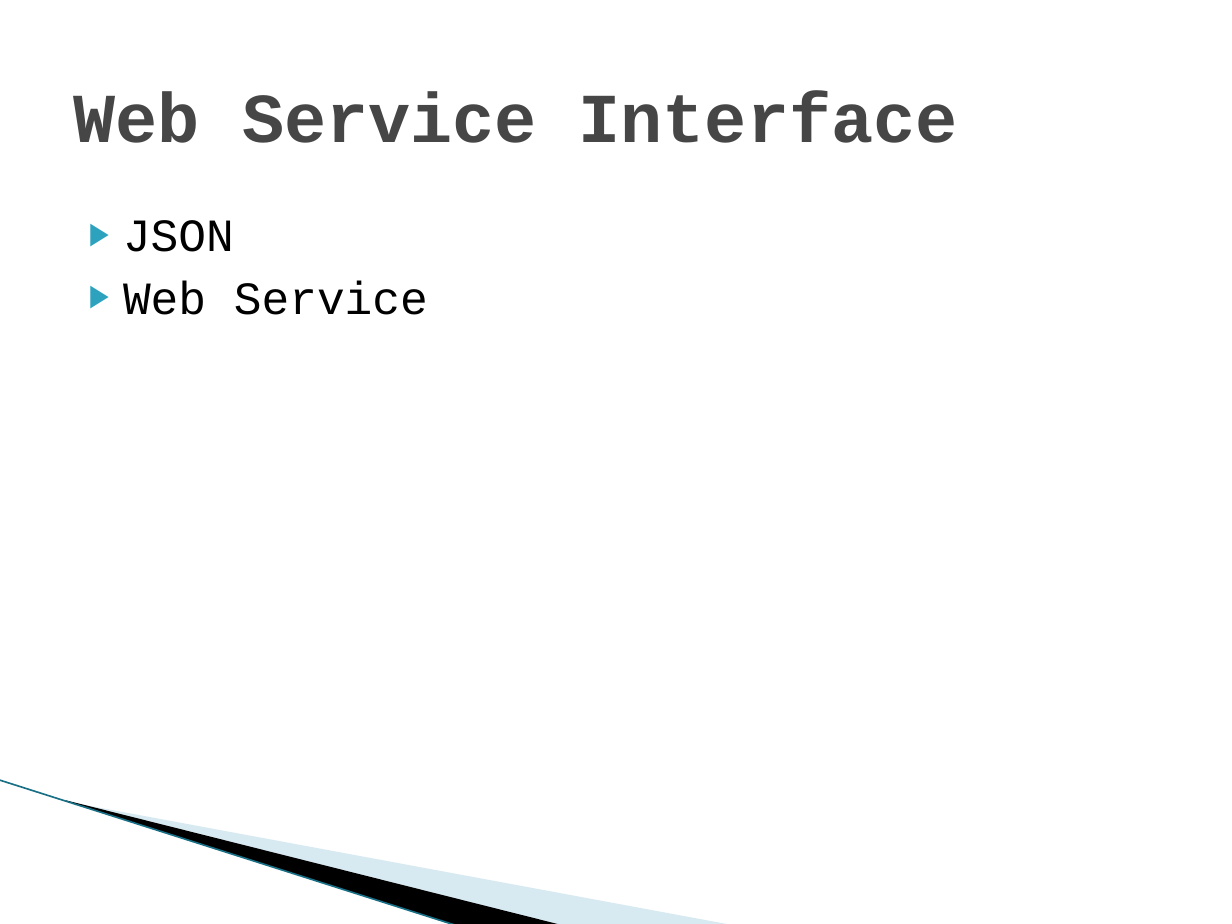
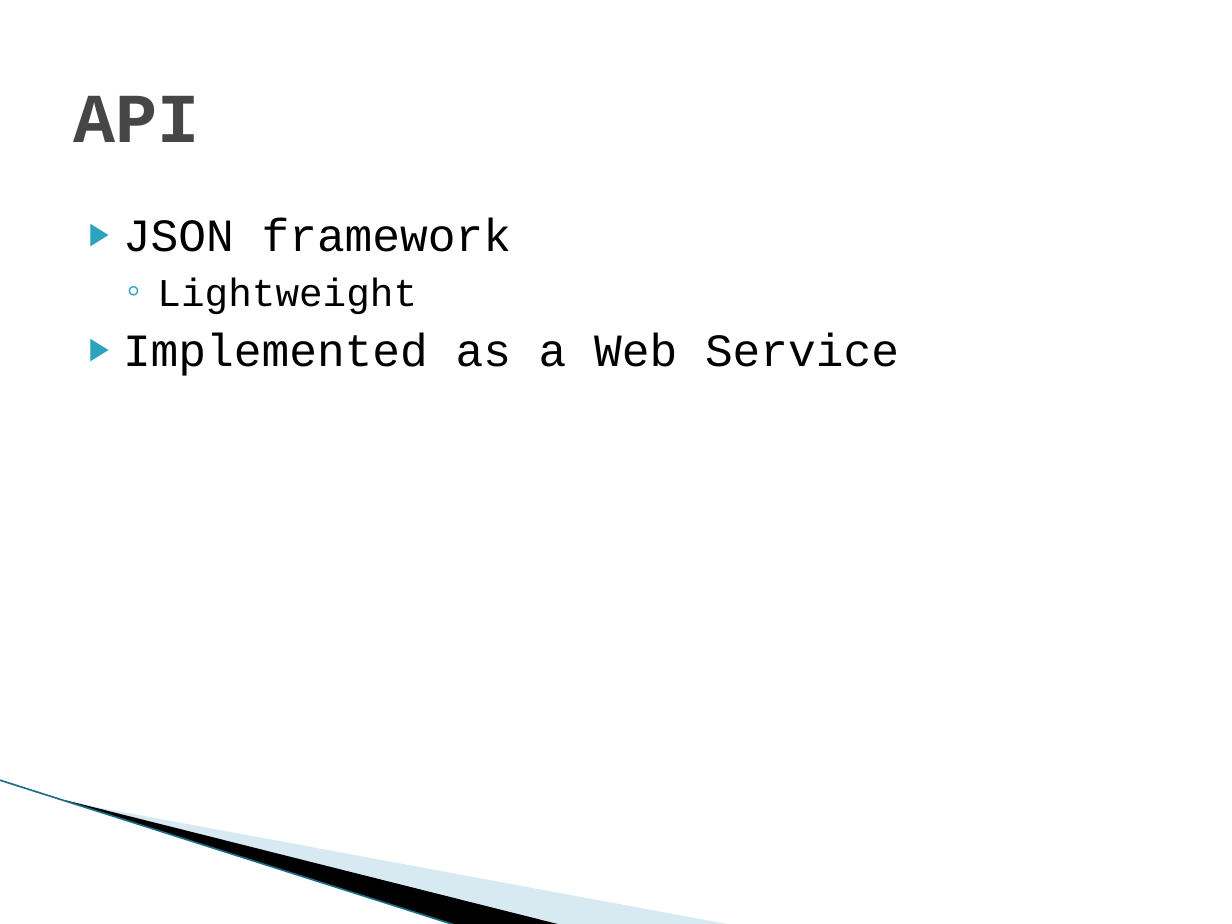
Before and after one commit to SDSMT-CSC/ECPMA, a slide deck: slide 10 of Documentation/Presentation1.pptx. Drawn at 1232x924 pixels with LibreOffice and Linux fonts; fonts in the diff are those of the drawing; background and template pictures are left out. Boxes give left, top, right and bottom in pixels: in the first picture for what was removed or moved away, otherwise in the second. Text is boxed around its words. In the diff, an @@ line names an element or a change of style, - is before the commit and + after.

```diff
--- a/Documentation/Presentation1.pptx
+++ b/Documentation/Presentation1.pptx
@@ title at (74,96,200,142): text changed @@
-Web Service Interface
+API
@@ text at (123,218,899,376): text changed @@
-▶ JSON
-▶ Web Service
+▶ JSON framework
+  ◦ Lightweight
+▶ Implemented as a Web Service
```
Also in this commit, not shown: 1 other slide changed, 2 other files.
